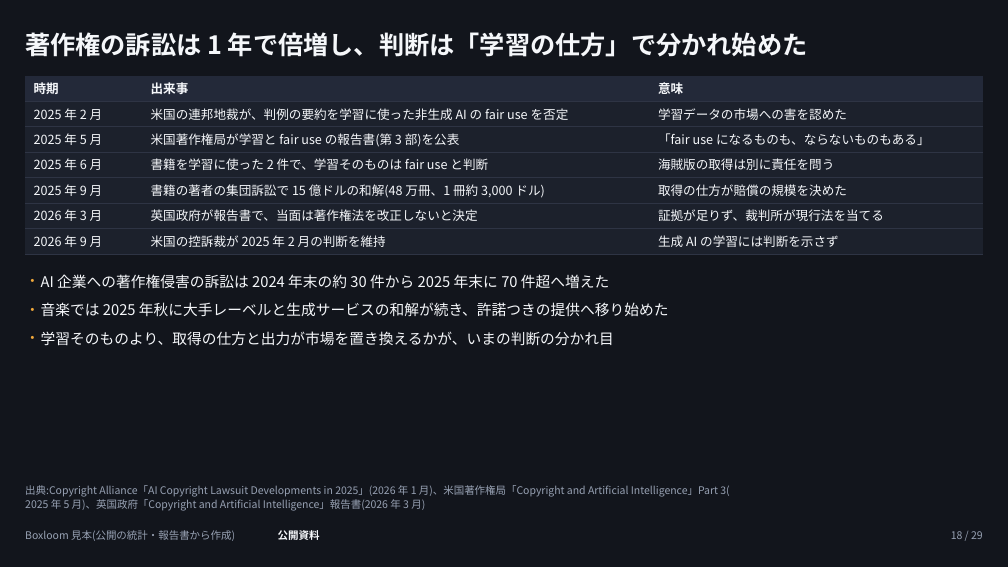
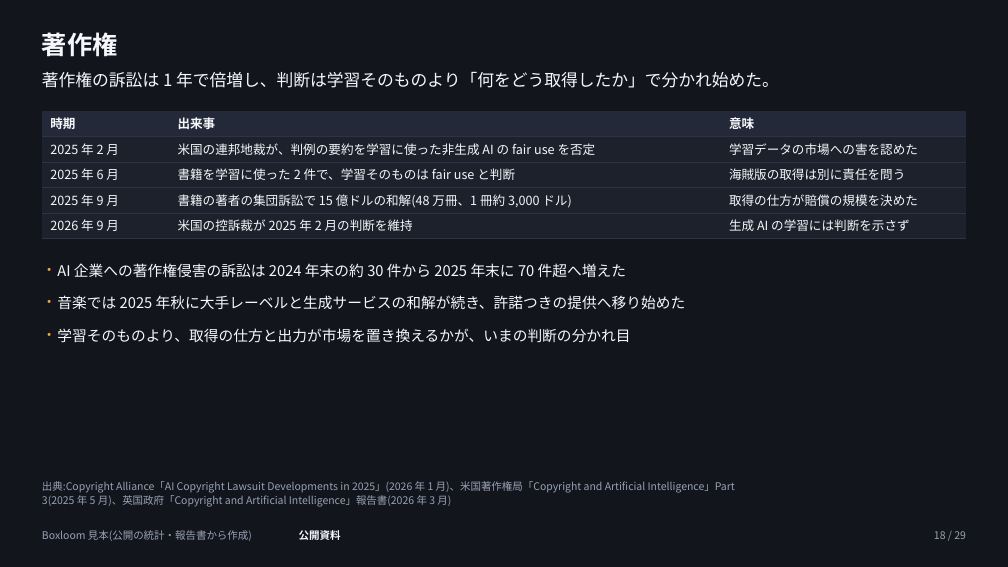
Before and after one commit to tjst-t/boxloom, a slide deck: slide 18 of boxloom/out/ai_society_dark.pptx. Drawn at 1008x567 pixels with LibreOffice and Linux fonts; fonts in the diff are those of the drawing. Boxes give left, top, right and bottom in pixels: in the first picture for what was removed or moved away, otherwise in the second. Text is boxed around its words. In the diff, an @@ line names an element or a change of style, - is before the commit and + after.

```diff
--- a/boxloom/out/ai_society_dark.pptx
+++ b/boxloom/out/ai_society_dark.pptx
@@ title at [42, 32, 118, 57]: text changed @@
-著作権の訴訟は 1 年で倍増し、判断は「学習の仕方」で分かれ始めた
+著作権
@@ text added at [42, 71, 779, 88], 16 pt, text #F5F7FA @@
+著作権の訴訟は 1 年で倍増し、判断は学習そのものより「何をどう取得したか」で分かれ始めた。
@@ table at [42, 111, 967, 238] @@
-row 3: 2025 年 5 月 | 米国著作権局が学習と fair use の報告書(第 3 部)を公表 | 「fair use になるものも、ならないものもある」
-row 6: 2026 年 3 月 | 英国政府が報告書で、当面は著作権法を改正しないと決定 | 証拠が足りず、裁判所が現行法を当てる
@@ table: place and size @@
-table at [25, 76, 983, 254]
+table at [42, 111, 967, 238]
@@ text "AI 企業への著作権侵害の訴訟は 2024 年末の約 30 ...": place and size @@
-text "AI 企業への著作権侵害の訴訟は 2024 年末の約 30 ..." at [41, 274, 609, 288]
+text "AI 企業への著作権侵害の訴訟は 2024 年末の約 30 ..." at [57, 263, 626, 278]
@@ text "音楽では 2025 年秋に大手レーベルと生成サービスの和解が続き、許諾つきの提供へ移り始めた": place and size @@
-text "音楽では 2025 年秋に大手レーベルと生成サービスの和解が続き、許諾つきの提供へ移り始めた" at [41, 302, 669, 316]
+text "音楽では 2025 年秋に大手レーベルと生成サービスの和解が続き、許諾つきの提供へ移り始めた" at [57, 295, 686, 309]
@@ text "学習そのものより、取得の仕方と出力が市場を置き換えるかが、いまの判断の分かれ目": place and size @@
-text "学習そのものより、取得の仕方と出力が市場を置き換えるかが、いまの判断の分かれ目" at [41, 331, 614, 346]
+text "学習そのものより、取得の仕方と出力が市場を置き換えるかが、いまの判断の分かれ目" at [57, 328, 630, 343]
@@ text at [42, 481, 735, 507]: spaces changed @@
-出典:Copyright Alliance「AI Copyright Lawsuit Developments in 2025」(2026 年 1 月)、米国著作権局「Copyright and Artificial Intelligence」Part 3(
-2025 年 5 月)、英国政府「Copyright and Artificial Intelligence」報告書(2026 年 3 月)
+出典:Copyright Alliance「AI Copyright Lawsuit Developments in 2025」(2026 年 1 月)、米国著作権局「Copyright and Artificial Intelligence」Part
+3(2025 年 5 月)、英国政府「Copyright and Artificial Intelligence」報告書(2026 年 3 月)
@@ text "Boxloom 見本(公開の統計・報告書から作成)": place and size @@
-text "Boxloom 見本(公開の統計・報告書から作成)" at [25, 530, 235, 541]
+text "Boxloom 見本(公開の統計・報告書から作成)" at [42, 530, 252, 541]
@@ text "公開資料": place and size @@
-text "公開資料" at [278, 530, 320, 540]
+text "公開資料" at [299, 530, 341, 540]
@@ text "18 / 29": place and size @@
-text "18 / 29" at [951, 531, 983, 539]
+text "18 / 29" at [934, 531, 966, 539]
```
Also in this commit, not shown: 28 other slides changed, 38 other files.
